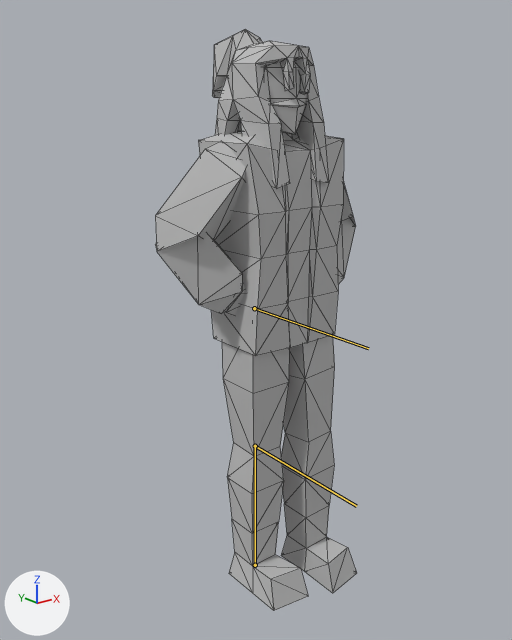
An edit to the glTF model Assets/Models/Character Models/Axel/Axel Model.glb, drawn before and after from the same camera.
Before and after are seen from a camera (50 mm lens) standing at (-19.2, -22.8, 21.8) and looking at (-0.9, 0.2, 12.7). Lighting does not change. The marker at lower left points along +X, +Y and +Z. Both versions are drawn at frame 36 of the action 'Walking Legs'; the numbers are the values there. The bones that change are drawn over the model as lines. Mesh edges are drawn as thin lines.
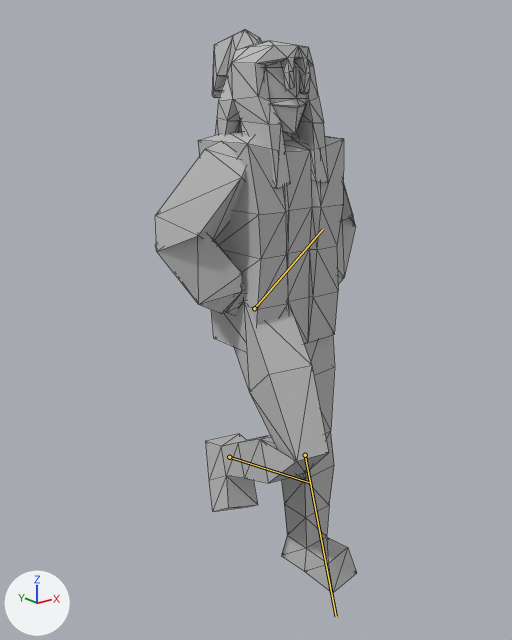
What differs and where, as boxes (x1, y1, x2, y2) in the pictures (512 x 640 px):
'Mesh_5', posed
    before: (222, 342, 308, 611)
    after: (205, 300, 329, 512)
bone 'UpperLegR', root to tip
    before: (254, 308) to (368, 348)
    after: (254, 308) to (323, 229)
bone 'LowerLegR', root to tip
    before: (255, 446) to (356, 506)
    after: (305, 455) to (336, 616)
bone 'FootR', root to tip
    before: (255, 565) to (255, 446)
    after: (229, 457) to (309, 482)

Patch to the scene script:
```diff
--- a/Assets/Models/Character Models/Axel/Axel Model.glb.py
+++ b/Assets/Models/Character Models/Axel/Axel Model.glb.py
@@ bone_upperlegr @@
 bone_upperlegr = bpy.data.objects['Leg Right'].pose.bones['UpperLegR']  # child of 'Node_22'
-bone_upperlegr.rotation_quaternion = (1.0, 0.0, 0.0, 0.0)  # degrees (0, 0, 0)
+bone_upperlegr.rotation_quaternion = (0.936, -0.341, -0.03, 0.082)  # degrees (-40, 0, 10)
@@ bone_lowerlegr @@
 bone_lowerlegr = bpy.data.objects['Leg Right'].pose.bones['LowerLegR']  # child of 'UpperLegR'
-bone_lowerlegr.rotation_quaternion = (1.0, 0.0, 0.0, 0.0)  # degrees (0, 0, 0)
+bone_lowerlegr.rotation_quaternion = (0.608, 0.793, -0.035, -0.027)  # degrees (105, 0, -5)
@@ bone_footr @@
 bone_footr = bpy.data.objects['Leg Right'].pose.bones['FootR']  # child of 'LowerLegR'
-bone_footr.rotation_quaternion = (1.0, 0.0, 0.0, 0.0)  # degrees (0, 0, 0)
+bone_footr.rotation_quaternion = (0.996, 0.087, 0.0, 0.0)  # degrees (10, 0, 0)
```
